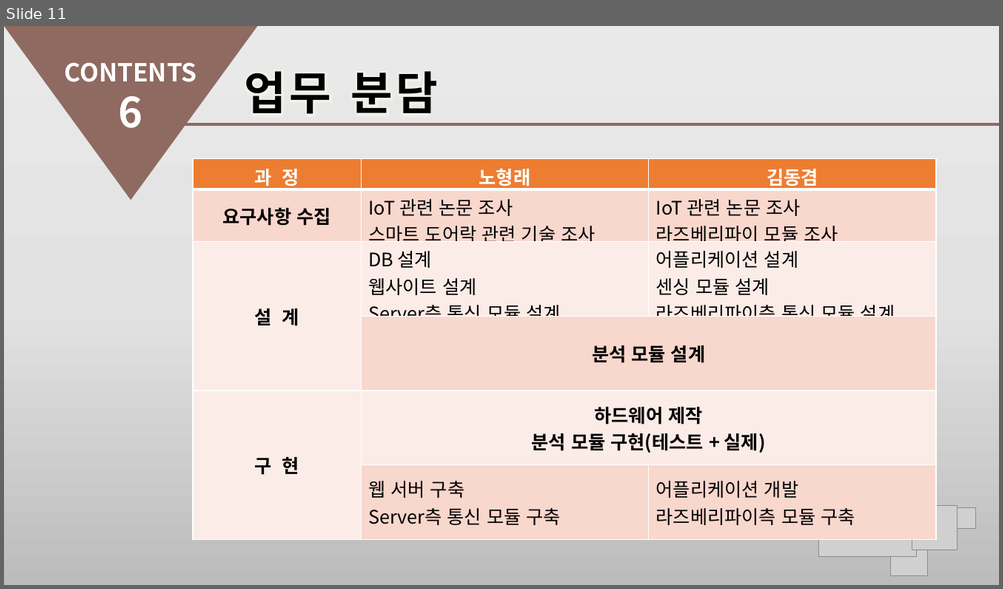
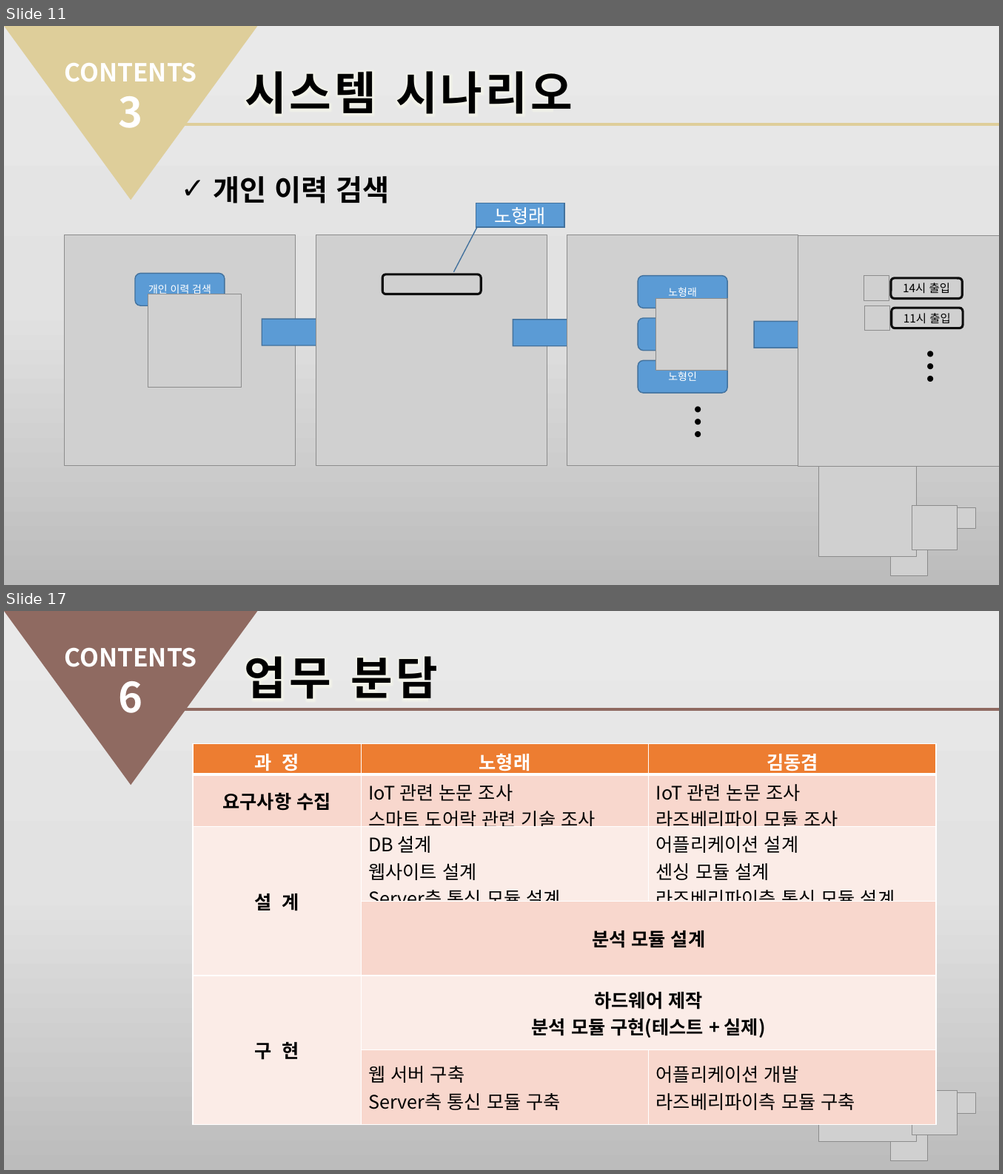
Before and after one commit to hrnoh/graduate_proj, a slide deck: 종합설계_제안서(2차).pptx. Shown one above the other, each under a label of ours: slide 11 before the commit, slides 11 and 17 after it; the slides between them are not shown. The pictures are 1003x589 and 1003x1174 pixels, drawn with LibreOffice and Linux fonts; fonts in the diff are those of the drawing; grey boxes stand for pictures; background and template pictures are left out. Boxes give left, top, right and bottom in pixels: in the first picture for what was removed or moved away, otherwise in the second. Text is boxed around its words. In the diff, an @@ line names an element or a change of style, - is before the commit and + after.

```diff
--- a/종합설계_제안서(2차).pptx
+++ b/종합설계_제안서(2차).pptx
@@ slide 11 added at (4,26,999,585), background gradient #EBEAEA to #E4E3E3 to #BDBCBC @@
@@ triangle added at (4,26,258,200), fill #DECE9A @@
@@ text added at (64,63,197,128), 24 pt, text #FFFFFF, bold @@
+CONTENTS
+3
@@ text added at (244,71,572,114), 44 pt, text #000000, bold @@
+시스템 시나리오
@@ line added from (184, 124) to (999, 124), #DECE9A 3 pt @@
@@ text added at (213,176,389,204), 28 pt, text #000000, bold @@
+✓ 개인 이력 검색
@@ group added at (262,204,564,466): 1 right arrow, 1 picture, 1 rounded rectangle, 1 border callout @@
+노형래
@@ picture added at (65,235,296,466) @@
@@ rounded rectangle added at (135,274,225,306), fill #5B9BD5, outline #43739E 1 pt, 10 pt, text #FFFFFF @@
+개인 이력 검색
@@ picture added at (148,295,242,388) @@
@@ right arrow added at (513,306,601,360), fill #5B9BD5, outline #43739E 1 pt @@
@@ group added at (567,235,842,466): 3 rounded rectangles, 2 pictures, 1 text, 1 right arrow @@
+노형래
+노형진
+노형인
+…
@@ group added at (798,235,999,467): 3 pictures, 2 rounded rectangles, 1 text @@
+14시 출입
+11시 출입
+…
@@ group added at (819,462,976,576): 4 pictures @@
@@ what was slide 11 is now slide 17 @@
```
Also in this commit, not shown: 8 slides changed, 11 other slides added, 3 slides removed.
